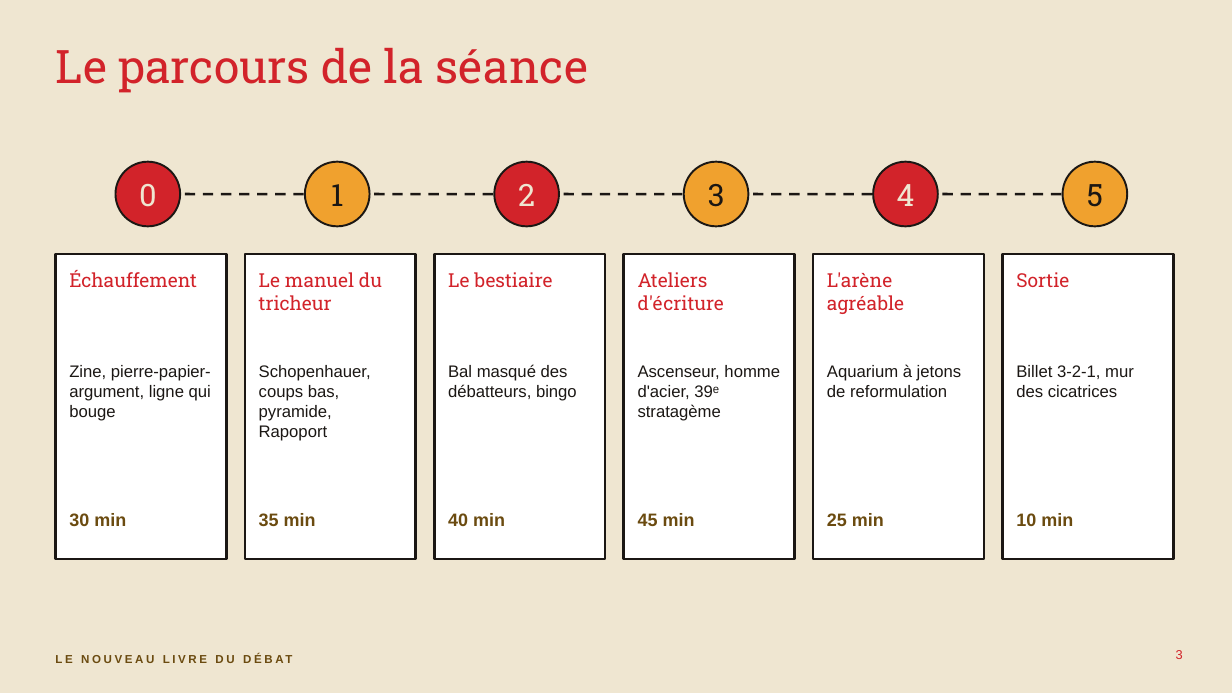
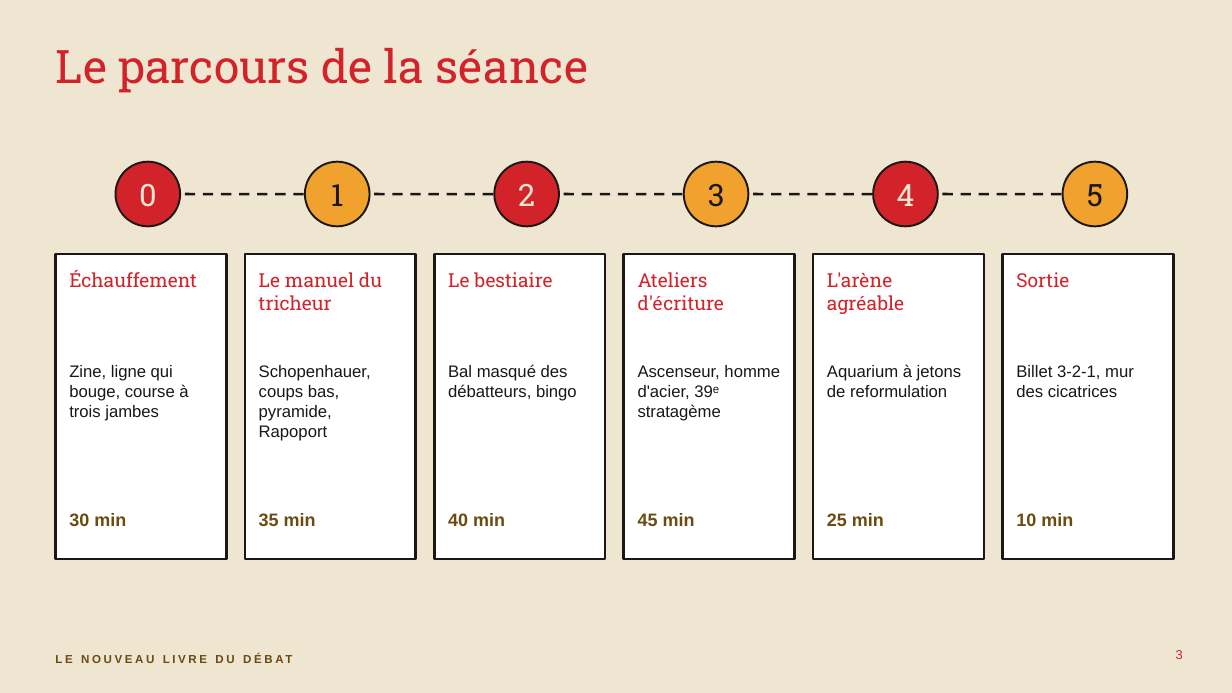
Before and after one commit to isabellepedneault111-ai/Chat-, a slide deck: slide 3 of debat-agreable/seminaire-confrontation-agreable.pptx. Drawn at 1232x693 pixels with LibreOffice and Linux fonts; fonts in the diff are those of the drawing. Boxes give left, top, right and bottom in pixels: in the first picture for what was removed or moved away, otherwise in the second. Text is boxed around its words. In the diff, an @@ line names an element or a change of style, - is before the commit and + after.

```diff
--- a/debat-agreable/seminaire-confrontation-agreable.pptx
+++ b/debat-agreable/seminaire-confrontation-agreable.pptx
@@ text at (69, 365, 188, 421): text changed @@
-Zine, pierre-papier-argument, ligne qui bouge
+Zine, ligne qui bouge, course à trois jambes
```
Also in this commit, not shown: 2 other slides changed, 5 slides added, 1 slide removed, 4 other files.
